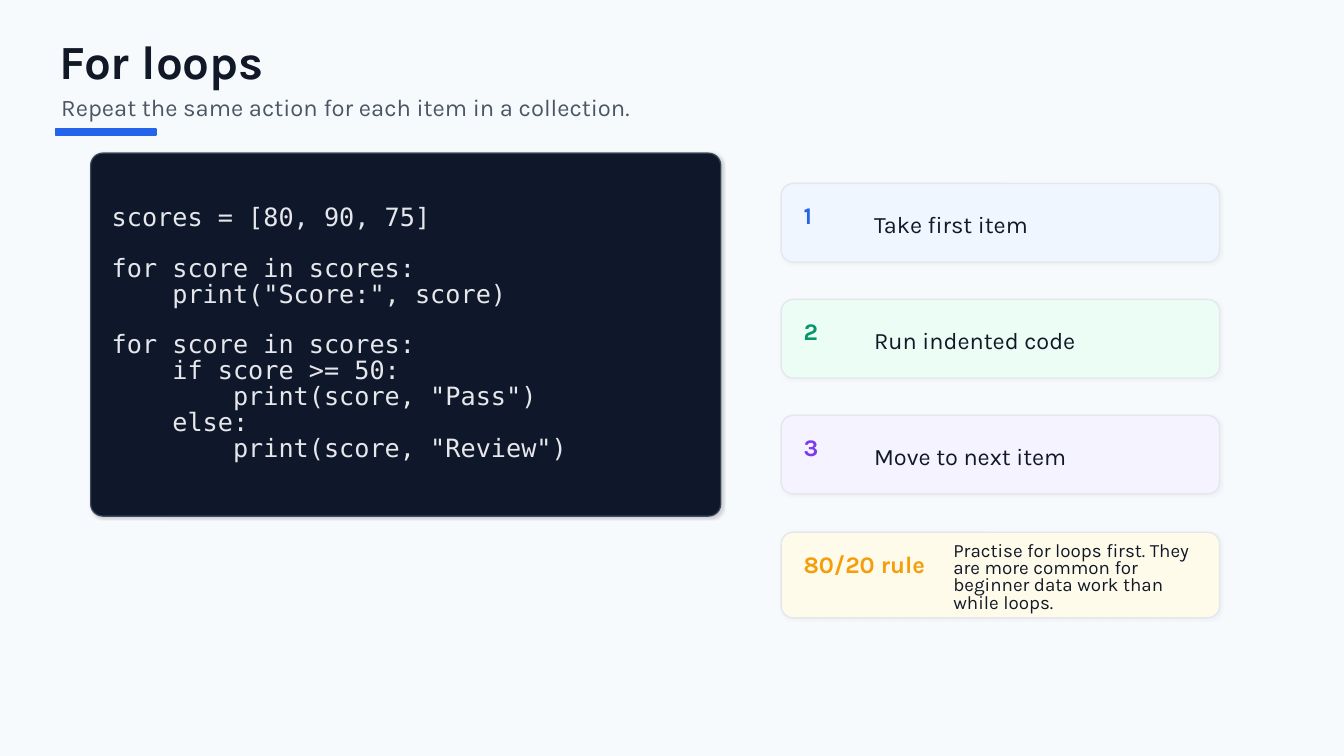
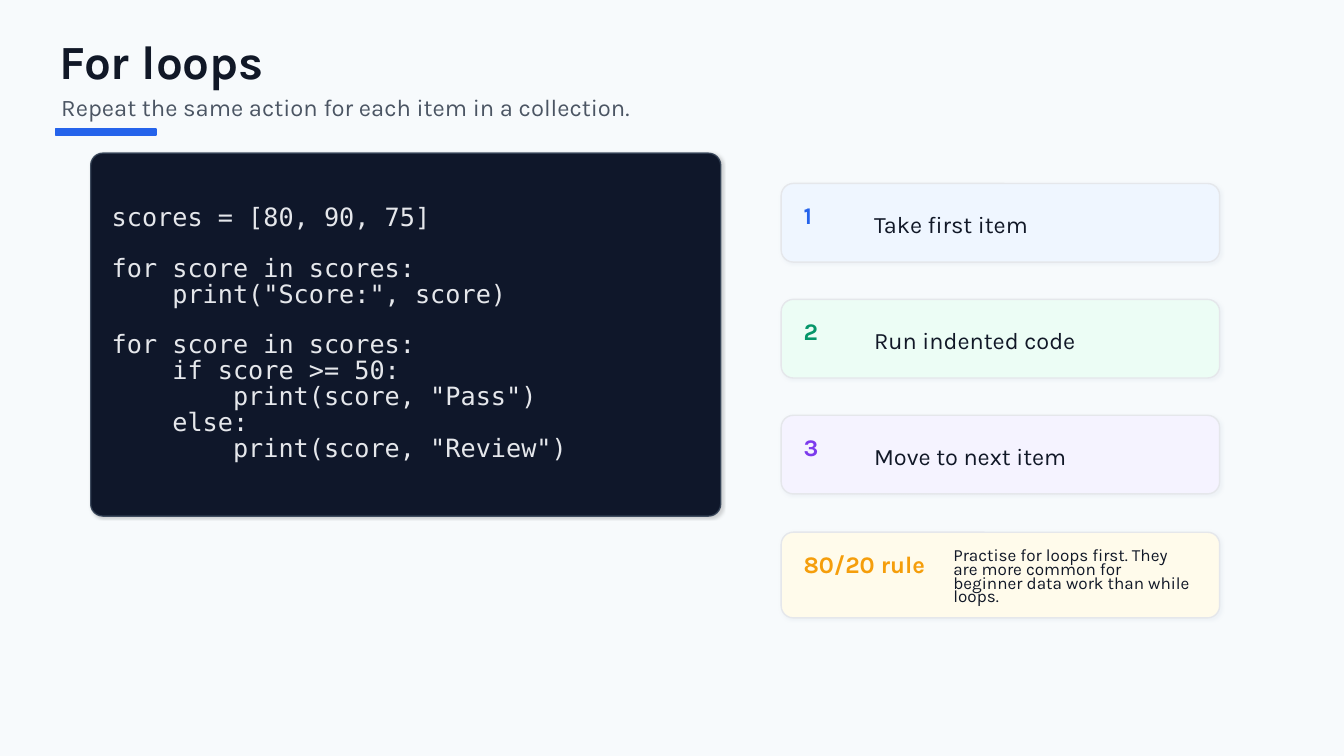
Before and after one commit to JoeKhoa/Python-Workshop, a slide deck: slide 20 of CDU_Python_Beginner_Workshop_Section1.pptx. Drawn at 1344x756 pixels with LibreOffice and Linux fonts; fonts in the diff are those of the drawing. Boxes give left, top, right and bottom in pixels: in the first picture for what was removed or moved away, otherwise in the second. Text is boxed around its words. In the diff, an @@ line names an element or a change of style, - is before the commit and + after.

```diff
--- a/CDU_Python_Beginner_Workshop_Section1.pptx
+++ b/CDU_Python_Beginner_Workshop_Section1.pptx
@@ text "Practise for loops first. They ..." at <box>953,549,1189,606</box>: size 13.4 to 12.2 pt; line spacing 0.76 to 0.66 @@
```
Also in this commit, not shown: 4 other slides changed.
